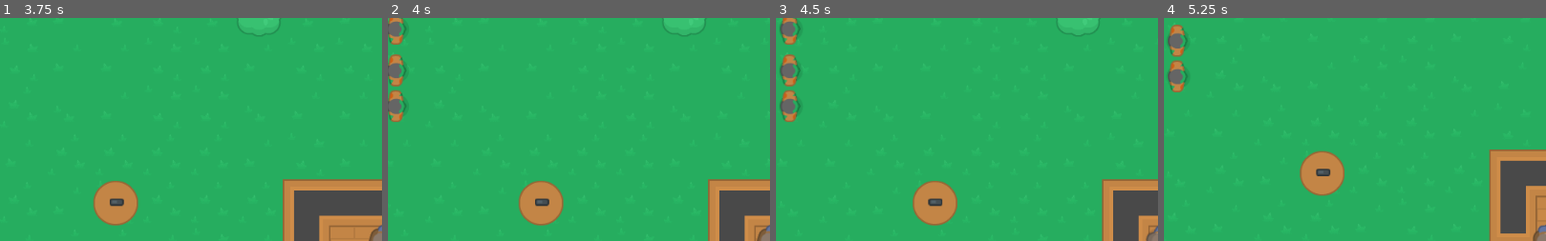
Above: before the commit, frames 1-4 (left to right).
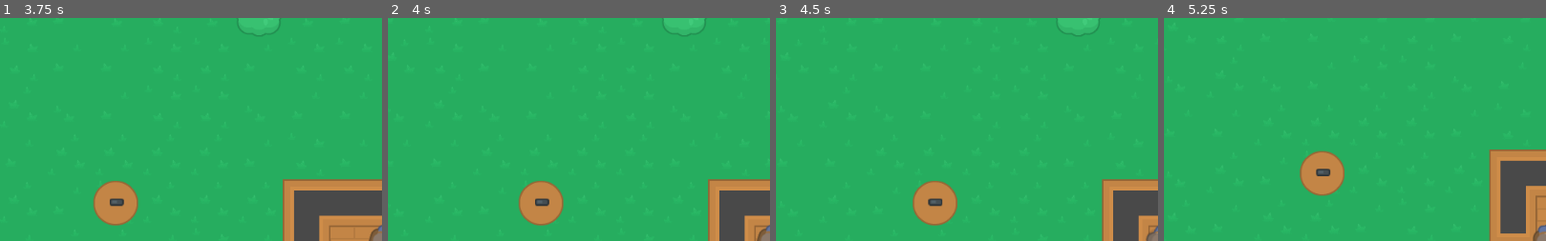
Above: after the commit, the same moments.

Repository: BrunoM24/Top-Down-Simple-Game
Game: Godot game, scene res://src/World.tscn
Two runs of this game, one before a commit and one after it. Both use one fixed random seed, a clock stepped at 60 frames per second and the inputs below.
Inputs (mouse positions are % of the whole screen's width and height, from its top left):
- Up to frame 1 (3.75 s): tap Enter at 0.5, 2 s; move the mouse to (72, 45) at 0.52 s; hold D (move_right) 0.53-1.28 s; hold E (interact) 0.53-1.28 s; tap Space at 1.25 s; move the mouse to (30, 55) at 1.27 s; hold S (move_down) 1.28-2.03 s; click (30, 55) at 1.35 s; move the mouse to (60, 28) at 2.02 s; hold D (move_right) 2.03-2.78 s; hold E (interact) 2.03-2.78 s; move the mouse to (45, 70) at 2.77 s; hold W (move_up) 2.78-3.53 s; click (45, 70) at 2.85 s; move the mouse to (80, 65) at 3.52 s; hold A (move_left) from 3.53 s (still down); hold E (interact) from 3.53 s (still down)
- Up to frame 2 (4 s): keep holding A (move_left); keep holding E (interact)
- Up to frame 3 (4.5 s): keep holding A (move_left); move the mouse to (20, 35) at 4.27 s; release E (interact) at 4.28 s; click (20, 35) at 4.35 s
- Up to frame 4 (5.25 s): tap Space at 5 s; move the mouse to (55, 50) at 5.02 s; release A (move_left) at 5.03 s; hold S (move_down) from 5.03 s (still down); hold E (interact) from 5.03 s (still down)
The pictures show only the part of the screen within x 0-50%, y 0-50%; the shares and areas given below are measured in that part.

Frame 1 is identical in both runs. In frame 2, 1.5% of the frame differs, in the area x 0-5%, y 0-47%; in frame 3, 1.6%, in the area x 1-7%, y 0-47%; in frame 4, 1.1%.

Commit message:
Reverted the last commit

Diff:
--- a/src/World.tscn
+++ b/src/World.tscn
@@ -72,19 +72,19 @@
 position = Vector2( -384.982, 174.763 )
 
 [node name="Zombie13" parent="Enemies" instance=ExtResource( 6 )]
-position = Vector2( -32.5097, -126.374 )
+position = Vector2( -476.982, 284.763 )
 
 [node name="Zombie14" parent="Enemies" instance=ExtResource( 6 )]
-position = Vector2( -32.5097, -74.3738 )
+position = Vector2( -476.982, 336.763 )
 
 [node name="Zombie15" parent="Enemies" instance=ExtResource( 6 )]
-position = Vector2( -32.5097, -18.3738 )
+position = Vector2( -476.982, 392.763 )
 
 [node name="Zombie16" parent="Enemies" instance=ExtResource( 6 )]
-position = Vector2( -32.5097, 29.6262 )
+position = Vector2( -476.982, 440.763 )
 
 [node name="Zombie17" parent="Enemies" instance=ExtResource( 6 )]
-position = Vector2( -32.5097, -178.374 )
+position = Vector2( -476.982, 232.763 )
 
 [node name="Zombie18" parent="Enemies" instance=ExtResource( 6 )]
-position = Vector2( -32.5097, -236.374 )
+position = Vector2( -476.982, 174.763 )
